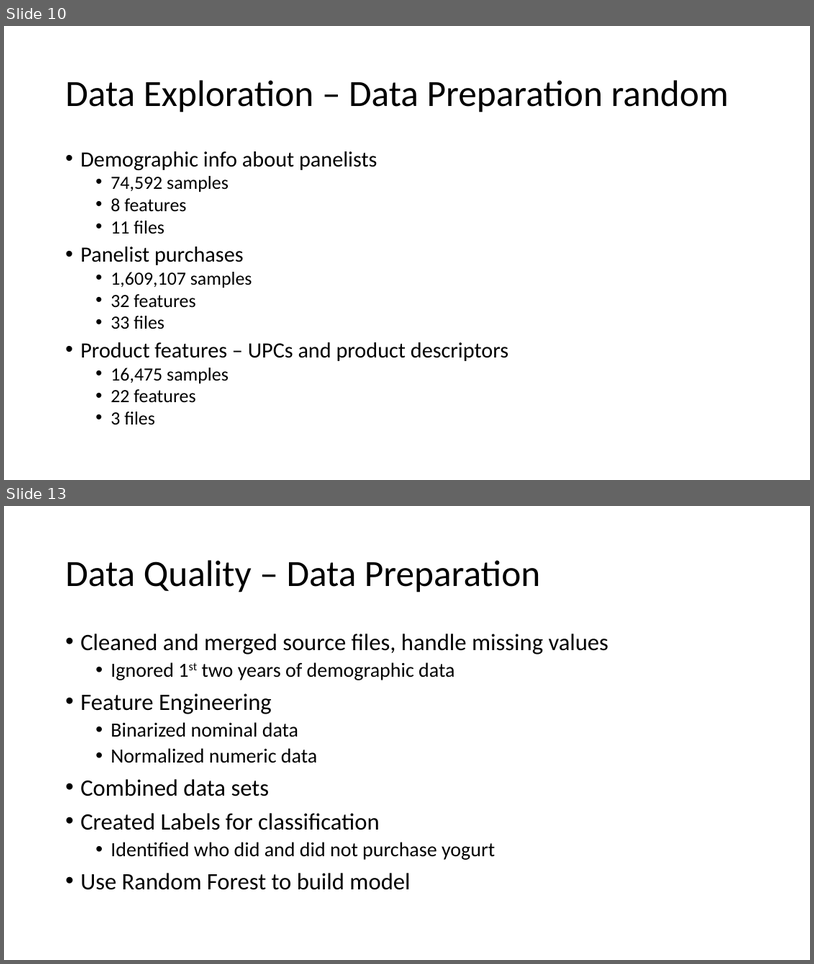
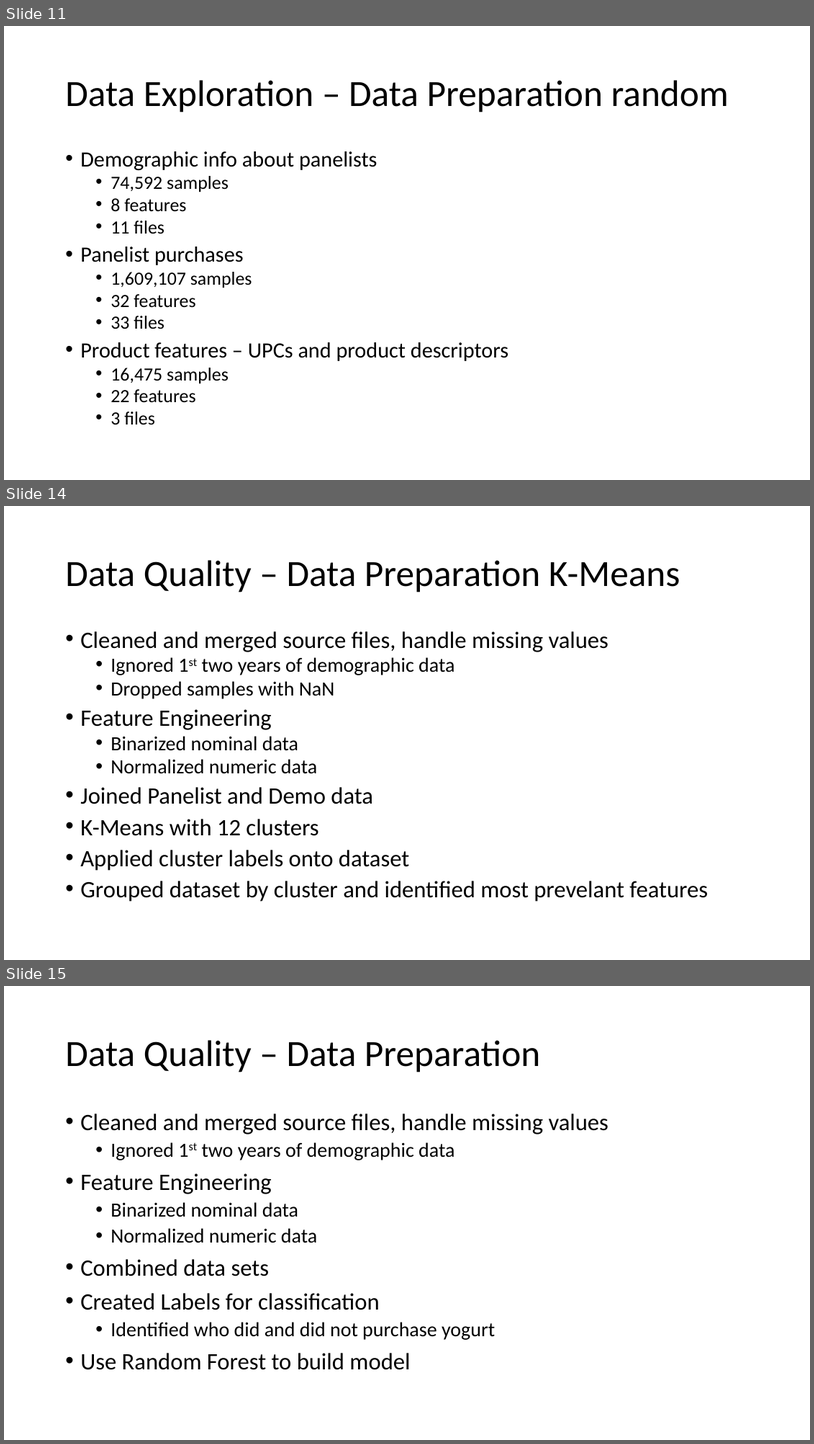
Before and after one commit to mGalarnyk/Machine_Learning_Froyo, a slide deck: Current_Powerpoint/Froyo_v2.pptx. Shown one above the other, each under a label of ours: slides 10 and 13 before the commit, slides 11, 14 and 15 after it; the slides between them are not shown. The pictures are 814x964 and 814x1444 pixels, drawn with LibreOffice and Linux fonts; fonts in the diff are those of the drawing. Boxes give left, top, right and bottom in pixels: in the first picture for what was removed or moved away, otherwise in the second. Text is boxed around its words. In the diff, an @@ line names an element or a change of style, - is before the commit and + after.

```diff
--- a/Current_Powerpoint/Froyo_v2.pptx
+++ b/Current_Powerpoint/Froyo_v2.pptx
@@ slide 14 added at [4,506,810,960], background #FFFFFF @@
@@ title added at [65,560,681,592], 44 pt, text #000000 @@
+Data Quality – Data Preparation K-Means
@@ text added at [80,631,708,901], 28 pt, text #000000 @@
+• Cleaned and merged source files, handle missing values
+  • Ignored 1st two years of demographic data
+  • Dropped samples with NaN
+• Feature Engineering
+  • Binarized nominal data
+  • Normalized numeric data
+• Joined Panelist and Demo data
+• K-Means with 12 clusters
+• Applied cluster labels onto dataset
+• Grouped dataset by cluster and identified most prevelant features
@@ what was slide 10 is now slide 11 @@
@@ what was slide 13 is now slide 15 @@
```
Also in this commit, not shown: 5 slides changed, 2 other slides added, 1 other file.
